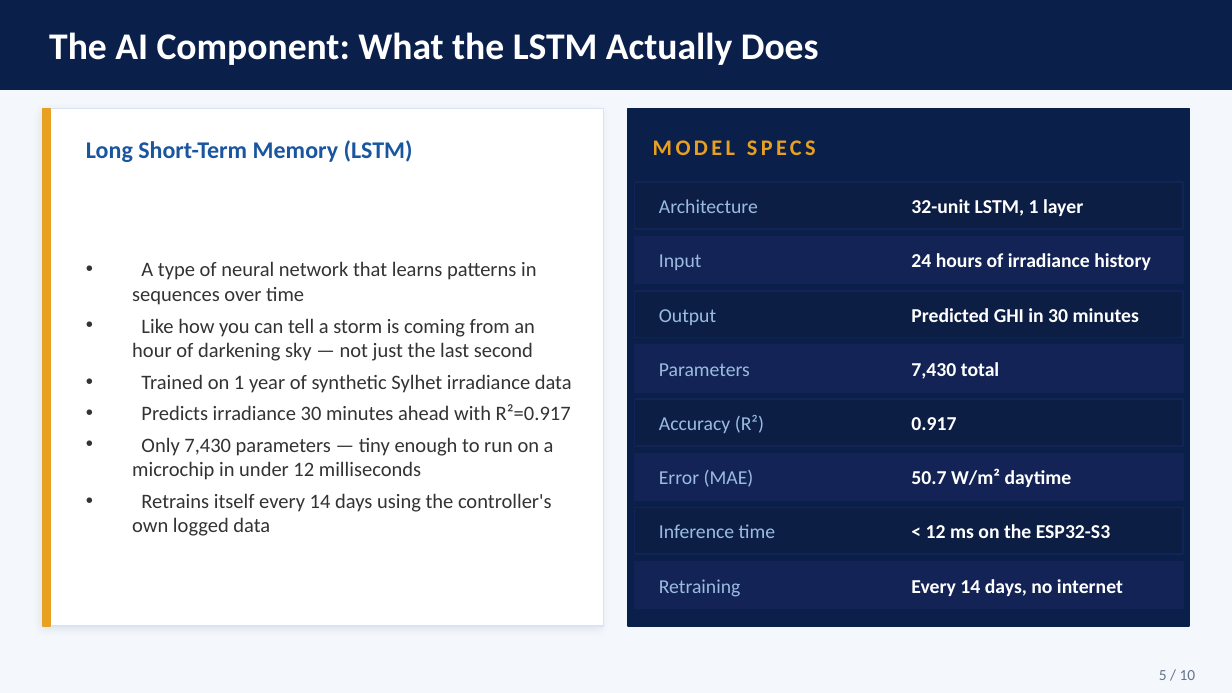
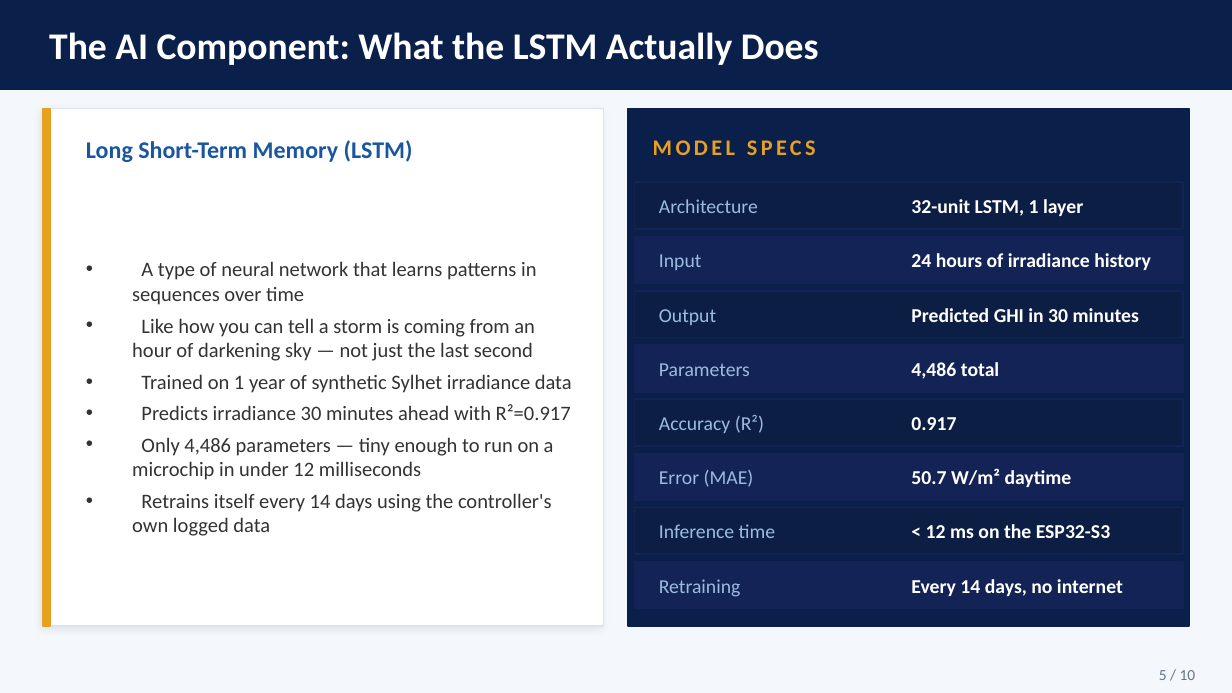
Before and after one commit to touhidsiddiqueeraj-bit/artemis-helios, a slide deck: slide 5 of Docs/Presentation/Helios_Artemis_Presentation_ABasic.pptx. Drawn at 1232x693 pixels with LibreOffice and Linux fonts; fonts in the diff are those of the drawing. Boxes give left, top, right and bottom in pixels: in the first picture for what was removed or moved away, otherwise in the second. Text is boxed around its words. In the diff, an @@ line names an element or a change of style, - is before the commit and + after.

Commit message:
Audit fix: align code/data/figures/docs across Python/MATLAB/paper
- Irradiance model: OU process (tau=1s, sigma=25%), aerosol x0.93, July peak 744 W/m2
- LSTM: deterministic seed 42, 4-unit gain scheduler (101 params), 4,385 total
- New metrics: R2=0.835, MAE=54.7, RMSE=72.6 (OU data more realistic, thus lower)
- TFLite: Flex ops fallback for ESP32-S3 (TensorListReserve compat)
- MATLAB ha_artemis_v3: float 13.8V, 3-stage charging; ha_battery_v3: 6A bulk limit
- Python controllers: 15% blend deadband, [0.20,0.55] alpha plateau
- MOSFET IRFZ44N->IRFB4110 across all docs, figs, presentations
- Study guides, highlights, cover letter: N=200->30, 7,900-8,500->~1,500 BDT
- All 9 figures regenerated at 300 DPI, manuscript PDF rebuilt

```diff
--- a/Docs/Presentation/Helios_Artemis_Presentation_ABasic.pptx
+++ b/Docs/Presentation/Helios_Artemis_Presentation_ABasic.pptx
@@ text at [911, 362, 999, 379]: text changed @@
-7,430 total
+4,486 total
@@ text at [132, 437, 554, 480]: text changed @@
-• Only 7,430 parameters — tiny enough to run on a microchip in under 12 milliseconds
+• Only 4,486 parameters — tiny enough to run on a microchip in under 12 milliseconds
```
Also in this commit, not shown: 3 other slides changed, 44 other files.
